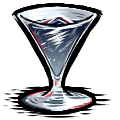
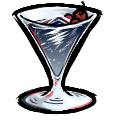
Comparing the layer stacks of the two 120 × 120 images. Changes:
renamed "グループ 1 のコピー" to "グループ 1 のコピー 4", showed it, painted on it over [3, 0, 112, 118]
removed layer "グループ 1 のコピー 2" over [12, 3, 104, 115]
hid "レイヤー 15", moved it above "グループ 1", painted on it over [3, 0, 112, 118]
